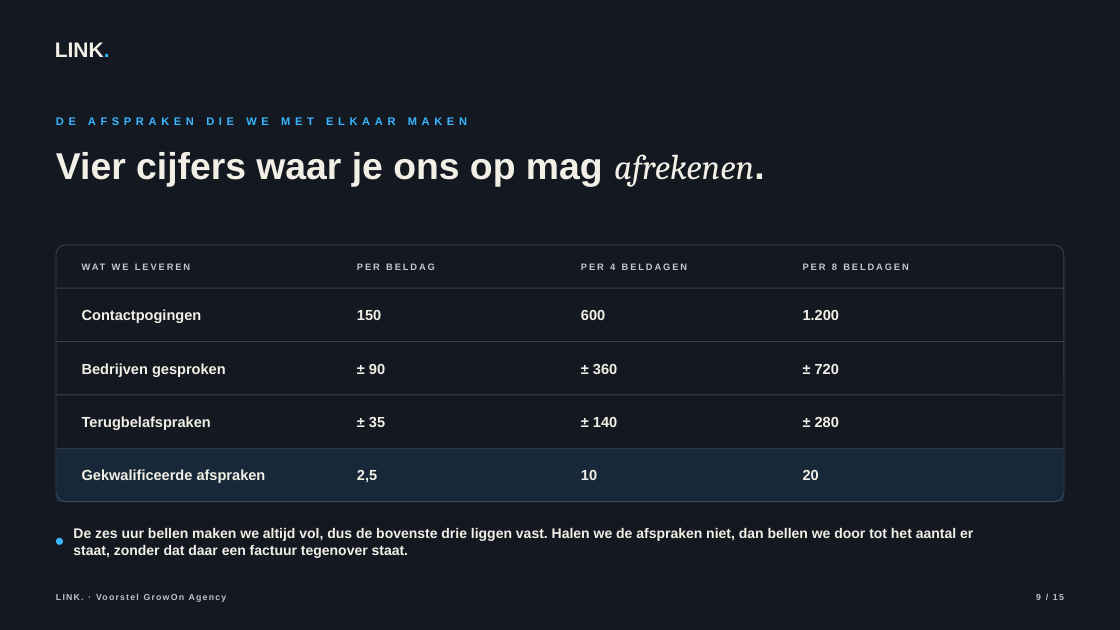
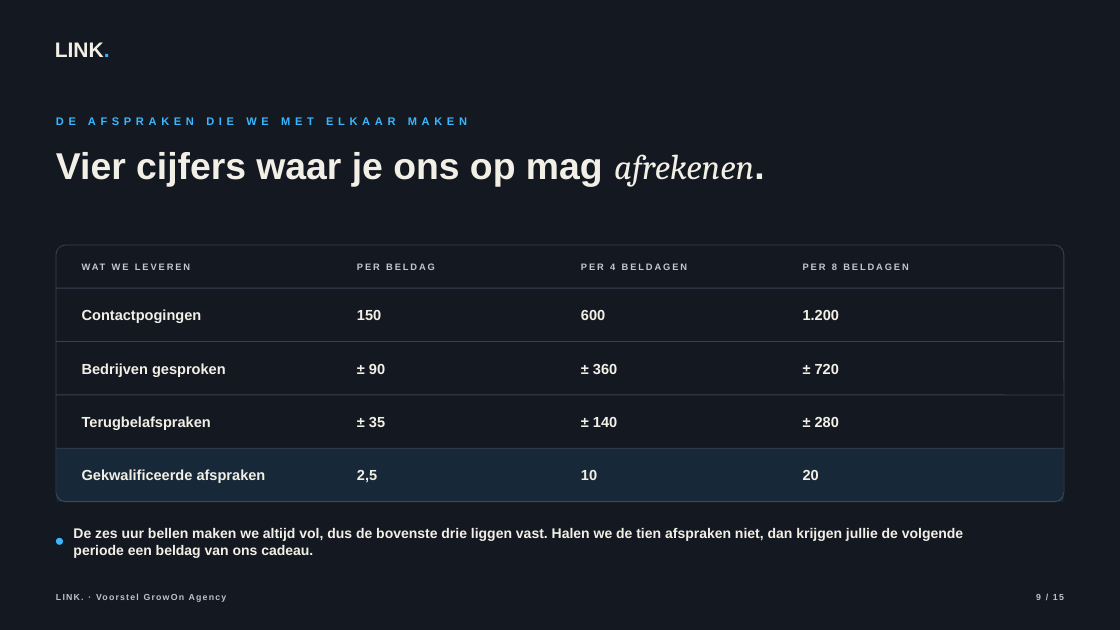
Before and after one commit to hens-lang/Test, a slide deck: slide 9 of output/LINK. voorstel GrowOn Agency.pptx. Drawn at 1120x630 pixels with LibreOffice and Linux fonts; fonts in the diff are those of the drawing. Boxes give left, top, right and bottom in pixels: in the first picture for what was removed or moved away, otherwise in the second. Text is boxed around its words. In the diff, an @@ line names an element or a change of style, - is before the commit and + after.

```diff
--- a/output/LINK. voorstel GrowOn Agency.pptx
+++ b/output/LINK. voorstel GrowOn Agency.pptx
@@ text at <box>73,528,963,558</box>: text changed @@
-De zes uur bellen maken we altijd vol, dus de bovenste drie liggen vast. Halen we de afspraken niet, dan bellen we door tot het aantal er staat, zonder dat daar een factuur tegenover staat.
+De zes uur bellen maken we altijd vol, dus de bovenste drie liggen vast. Halen we de tien afspraken niet, dan krijgen jullie de volgende periode een beldag van ons cadeau.
```
Also in this commit, not shown: 4 other slides changed, 8 other files.
